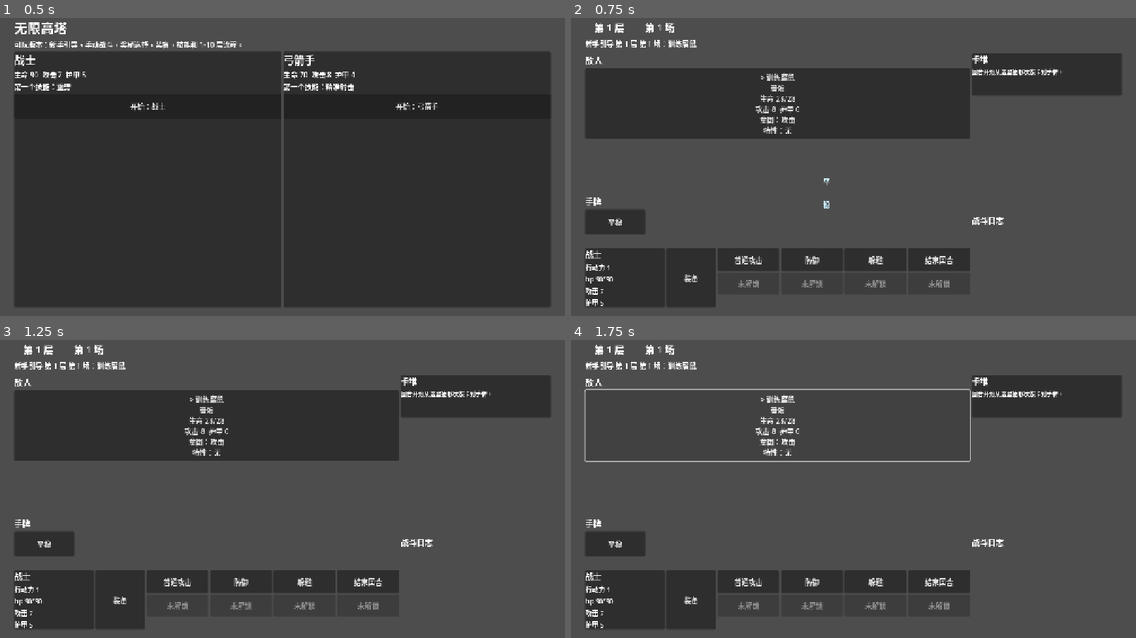
Above: before the commit, frames 1-4 (two rows, left to right).
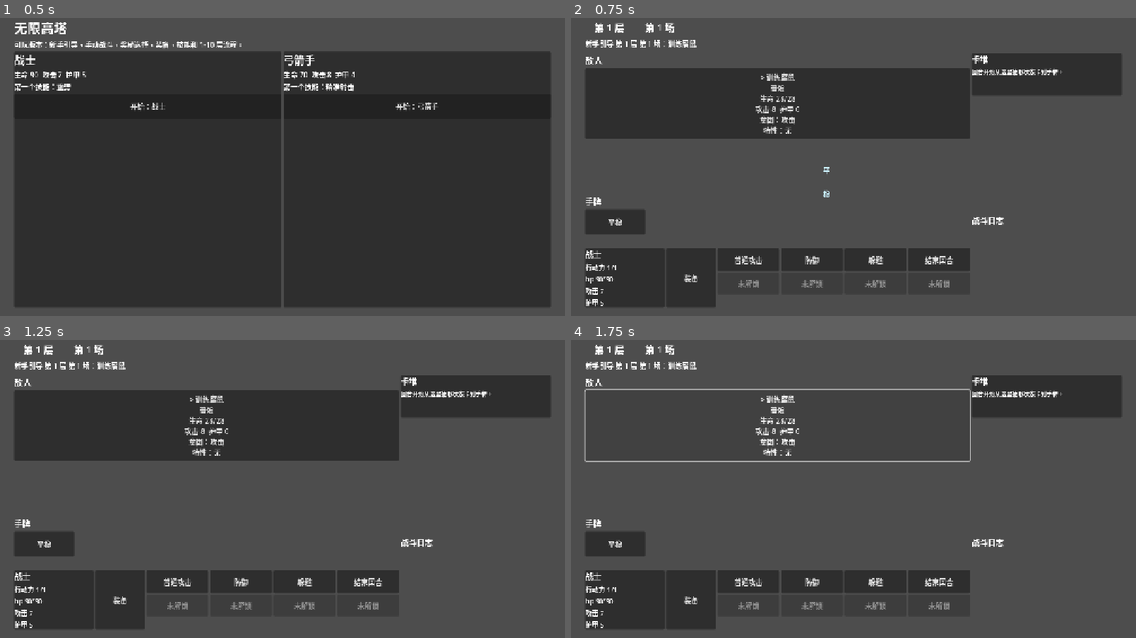
Above: after the commit, the same moments.

Repository: vacryleaf/super_tower
Game: Godot game, scene res://scenes/main.tscn
Two runs of this game, one before a commit and one after it. Both use one fixed random seed, a clock stepped at 60 frames per second and the inputs below.
Inputs:
- Up to frame 1 (0.5 s): no input
- Up to frame 2 (0.75 s): click "开始：战士" at 0.5 s
- Up to frame 3 (1.25 s): no input
- Up to frame 4 (1.75 s): click "> 训练腐鼠 普通 生命 28/28 攻击 8 护甲 0 …" at 1.25 s

Frame 1 is identical in both runs. In frame 2, less than 0.1% of the frame differs, in the area x 7-46%, y 50-85%; in frame 3, less than 0.1%; in frame 4, less than 0.1%.

Commit message:
Limit post battle recovery and show action cap

Diff:
--- a/GameProject/scripts/core/play_session.gd
+++ b/GameProject/scripts/core/play_session.gd
@@ -17,6 +17,7 @@
 var enemies: Array[Dictionary] = []
 var current_encounter: Dictionary = {}
 var action_points := 1
+var max_action_points := 1
 var player_armor := 0
 var dodge_layers := 0
 var round_index := 0
@@ -50,6 +51,7 @@
 	current_encounter = _get_current_encounter()
 	enemies = _build_enemies(current_encounter)
 	action_points = 1
+	max_action_points = 1
 	player_armor = 0
 	dodge_layers = 0
 	round_index = 0
@@ -92,7 +94,8 @@
 
 func _begin_player_turn() -> void:
 	round_index += 1
-	action_points = mini(round_index, 3)
+	max_action_points = mini(round_index, 3)
+	action_points = max_action_points
 	player_armor = 0
 	used_state_cards_this_turn = 0
 	_draw_state_cards(1)
@@ -359,10 +362,10 @@
 func _advance_after_reward() -> void:
 	if is_tutorial() and battle_index == 10:
 		player["tutorial_completed"] = true
-		player["hp"] = player["max_hp"]
 		floor_index = 2
 		battle_index = 1
 		message = "新手引导完成，正式高塔开始。"
+		_apply_limited_post_battle_recovery()
 		_start_current_battle()
 		return
 	if battle_index >= 10:
@@ -374,7 +377,7 @@
 		battle_index = 1
 	else:
 		battle_index += 1
-	player["hp"] = mini(int(player["max_hp"]), int(player["hp"]) + _post_reward_heal_amount())
+	_apply_limited_post_battle_recovery()
 	_start_current_battle()
 
 
@@ -392,6 +395,13 @@
 
 func _floor_value(base: int) -> int:
 	return base + maxi(0, int(floor(float(floor_index - 1) / 10.0)))
+
+
+func _apply_limited_post_battle_recovery() -> void:
+	var cap := int(floor(float(player["max_hp"]) * 0.80))
+	if int(player["hp"]) >= cap:
+		return
+	player["hp"] = mini(cap, int(player["hp"]) + _post_reward_heal_amount())
 
 
 func _post_reward_heal_amount() -> int:
--- a/GameProject/scripts/core/run_simulator.gd
+++ b/GameProject/scripts/core/run_simulator.gd
@@ -51,7 +51,7 @@
 		_apply_tutorial_unlock(player, i)
 		player["battles_completed"] += 1
 	player["tutorial_completed"] = true
-	player["hp"] = player["max_hp"]
+	_apply_limited_post_battle_recovery(player, "boss")
 	return {
 		"success": true,
 		"player": player,
@@ -261,7 +261,14 @@
 		_unlock_next_skill(player)
 		player["boss_rewards"] += 1
 	_recalculate_player_stats(player, false)
-	player["hp"] = mini(int(player["max_hp"]), int(player["hp"]) + _reward_heal_amount(battle_type, player))
+	_apply_limited_post_battle_recovery(player, battle_type)
+
+
+func _apply_limited_post_battle_recovery(player: Dictionary, battle_type: String) -> void:
+	var cap := int(floor(float(player["max_hp"]) * 0.80))
+	if int(player["hp"]) >= cap:
+		return
+	player["hp"] = mini(cap, int(player["hp"]) + _reward_heal_amount(battle_type, player))
 
 
 func _reward_heal_amount(battle_type: String, player: Dictionary) -> int:
--- a/GameProject/scripts/main.gd
+++ b/GameProject/scripts/main.gd
@@ -216,7 +216,7 @@
 	var box := VBoxContainer.new()
 	panel.add_child(box)
 	player_status_labels["class"] = _label(DataCatalog.CLASSES[session.class_id]["name"], 18)
-	player_status_labels["action"] = _label("行动力 %d" % session.action_points, 15)
+	player_status_labels["action"] = _label("行动力 %d/%d" % [session.action_points, session.max_action_points], 15)
 	player_status_labels["hp"] = _label("hp %d/%d" % [int(session.player["hp"]), int(session.player["max_hp"])], 15)
 	player_status_labels["attack"] = _label("攻击 %d" % int(session.player["attack"]), 15)
 	player_status_labels["armor"] = _label("护甲 %d" % int(session.player["defense"]), 15)
@@ -526,7 +526,7 @@
 			button.text = _enemy_card_text(int(index), selected)
 			button.disabled = int(session.enemies[index]["hp"]) <= 0
 	if player_status_labels.has("action"):
-		player_status_labels["action"].text = "行动力 %d" % session.action_points
+		player_status_labels["action"].text = "行动力 %d/%d" % [session.action_points, session.max_action_points]
 	if player_status_labels.has("hp"):
 		player_status_labels["hp"].text = "hp %d/%d" % [int(session.player["hp"]), int(session.player["max_hp"])]
 	if player_status_labels.has("attack"):
Not shown, changed: docs/game_manual/05_tower_rewards.md
